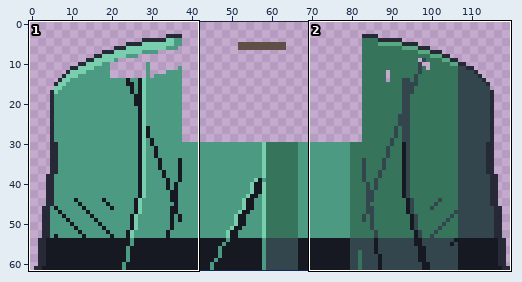
Two versions of one pixel-art file, art/src/torso/adele-venn.aseprite. The first picture is a wide view before the edit; the outline marks the close-up.
Close-up. Before the edit:
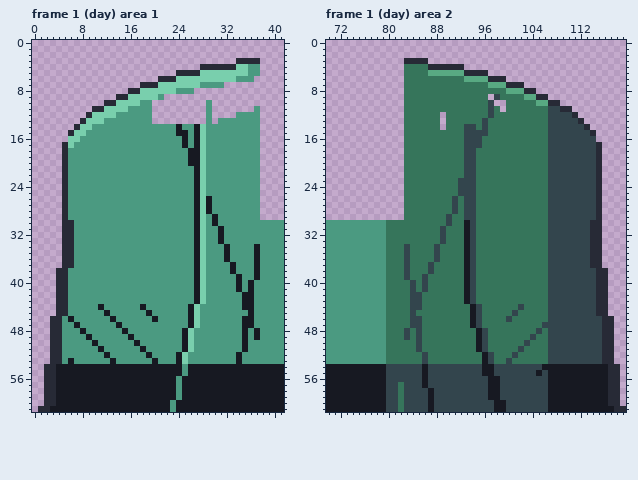
120x62 pixels, 2 frames. Shown: frame 1 (day) area 1: x 0..41, y 0..61; frame 1 (day) area 2: x 70..119, y 0..61. The commit also changed other frames or places, which this record leaves out.
And afterwards:
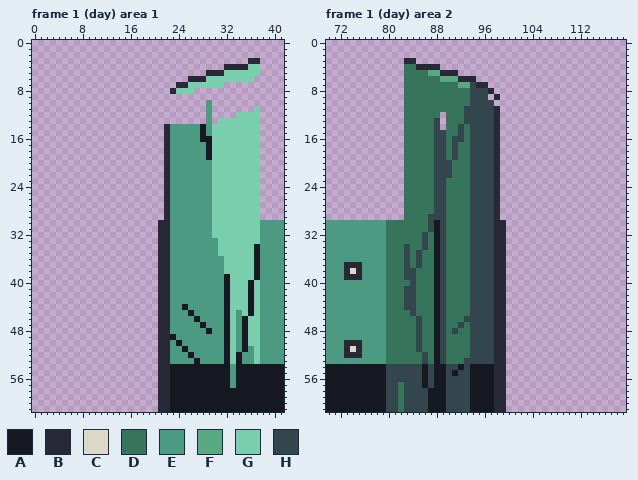
Palette (. is transparent): A #171922  B #272a36  C #ded8ca  D #36755b  E #4b9a81  F #58a982  G #79cfad  H #33454d
Change:
Changed rows in their new state; - is an unchanged pixel.
Frame 1 (day) area 1:
first column x 1:
 3 ---------------------------------..--
 4 ---------------------------....--BBGG
 5 -----------------------.....BBB----GG
 6 --------------------.....BBB-----GGG-
 7 -----------------......BB--GGGG------
 8 ---------------.......BGGG-----------
 9 -------------........----------------
10 -----------........------------------
11 ---------..........-----------------G
12 --------...........--------------GGGG
13 -------............-----------GGGGGGG
14 ------...............B-E--EA-GGGGGGGG
15 -----................B-EE-EA-GGGGGGGG
16 -----................B--E-EAAGGGGGGGG
17 ----.................B--E-EEAGGGGGGGG
18 ----.................B---EEEAGGGGGGGG
19 ----.................B---EEEAGGGGGGGG
20 ----.................B---EEE-GGGGGGGG
21 ----.................B----EE-GGGGGGGG
22 ----.................B----EE-GGGGGGGG
23 ----.................B----EE-GGGGGGGG
24 ----.................B----EE-GGGGGGGG
25 ----.................B----EE-GGGGGGGG
26 ----.................B----EEEGGGGGGGG
27 ----.................B----EEEGGGGGGGG
28 ----.................B----EEEGGGGGGGG
29 ----.................B----EE-GGGGGGGG
30 ----................BB----EE-GGGGGGGG
31 ----................BB----EE-GGGGGGGG
32 ----................BB----EE-GGGGGGGG
33 ----................BB----EE--GGGGGGG
34 ----................BB----EE--GGGGGG-
35 ----................BB----EE--GGGGGG-
36 ----................BB----EE---GGGGG-
37 ----................BB----EE---GGGGG-
38 ---.................BB----EE---GGGGG-
39 ---.................BB----EE---AGGGG-
40 ---.................BB----EE---AGGG-G
41 ---.................BB----EE---AGGG-G
42 ---.................BB----EE---AGGG-G
43 ---.................BB----EE---AGGG-G
44 ---.................BB--AEE----AGGG-G
45 ---.................BB----E----AG-G-G
46 --..................BB---EA----AG--GG
47 --..................BB---EEA---AG--GG
48 --..................BB--EE--A--AG--GG
49 --..................BBA-EE-----AG--GG
50 --..................BB-AEE-----AG--GG
51 --..................BB---E-----AG---G
52 --..................BB-EEA-----AG---G
53 --..................BB-EE-A----AG---G
54 -...................BB--A-------E----
55 -...................BB--A-------E----
56 -...................BB-A--------E----
57 -...................BB-A--------E----
58 -...................BB-A-------------
59 -...................BB-A-------------
60 -...................BBA--------------
61 ....................BBA--------------
Frame 1 (day) area 2:
first column x 73:
 3 ------------..---------------------------------
 4 ------------BB--....---------------------------
 5 ----------------BBB.....-----------------------
 6 ----------------FFFBBB.....--------------------
 7 -------------------FFHBB......-----------------
 8 ---------------------HHHB.......---------------
 9 ---------------------HHH-B........-------------
10 ---------------------HHH---.........-----------
11 --------------------HHHH-B-...........---------
12 --------------------HHHH-B.............--------
13 ---------------H----HHH-HB..............-------
14 ---------------H---HD-H-HB...............------
15 ---------------HH--HD---HB................-----
16 ---------------HH-HHD--HHB................-----
17 ---------------HH-H-D--HHB.................----
18 ---------------HH-H-D-HHHB.................----
19 ---------------HH-H-D-HHHB.................----
20 ---------------HHH--D-HHHB.................----
21 ---------------HHH--D-HHHB.................----
22 ---------------HHH--D-HHHB.................----
23 ---------------HH--DD-HHHB.................----
24 ---------------HH--DD-HHHB.................----
25 ---------------HH--DD-HHHB.................----
26 ---------------HH-D-D-HHHB.................----
27 ---------------HH-D-D-HHHB.................----
28 ---------------HH-D-D-HHHB.................----
29 --------------HHHD--D-HHHB.................----
30 --------------HAHD--D-HHHBB................----
31 --------------HA----D-HHHBB................----
32 -------------H-A----D-HHHBB................----
33 -------------H-A----D-HHHBB................----
34 -------------H-AH---D-HHHBB................----
35 ------------H--AH---D-HHHBB................----
36 ------------H--AH---D-HHHBB................----
37 BBB---------H-DAH---D-HHHBB................----
38 BCB--------H--DAH---D-HHHBB.................---
39 BBB--------H-D-AH---D-HHHBB.................---
40 -------------D-AH---D-HHHBB.................---
41 ----------H--D-AH---D-HHHBB.................---
42 ----------H-D--AH---D-HHHBB.................---
43 ----------H-D--AH---D-HHHBB.................---
44 ----------H-D--AH----H-HHBB.................---
45 ---------------AH----H-HHBB.................---
46 -----------D---AH---HH-HHBB..................--
47 -----------D---AH--H-H-HHBB..................--
48 ----------D----AH-H--HH-HBB..................--
49 ----------D----AH----HH-HBB..................--
50 BBB------------AH----HH-HBB..................--
51 BCB------------AH----HH-HBB..................--
52 BBB------------AH----HHH-BB..................--
53 ---------------AH---HHHH-BB..................--
54 ---------------AA--A-AA--BB...................-
55 ---------------AA-A--AA--BB...................-
56 ---------------AA----AAA-BB...................-
57 ---------------AA----AAA-BB...................-
58 ---------------AA----AAA-BB...................-
59 ---------------AA----AAA-BB...................-
60 ---------------AA----AAAABB...................-
61 ---------------AA----AAAABB....................
Where, in picture pixels (left, top, right, bottom), the same in both close-ups:
changed: (38, 58, 260, 412)
changed: (404, 58, 626, 412)
changed: (344, 262, 362, 280)
changed: (344, 340, 362, 358)
